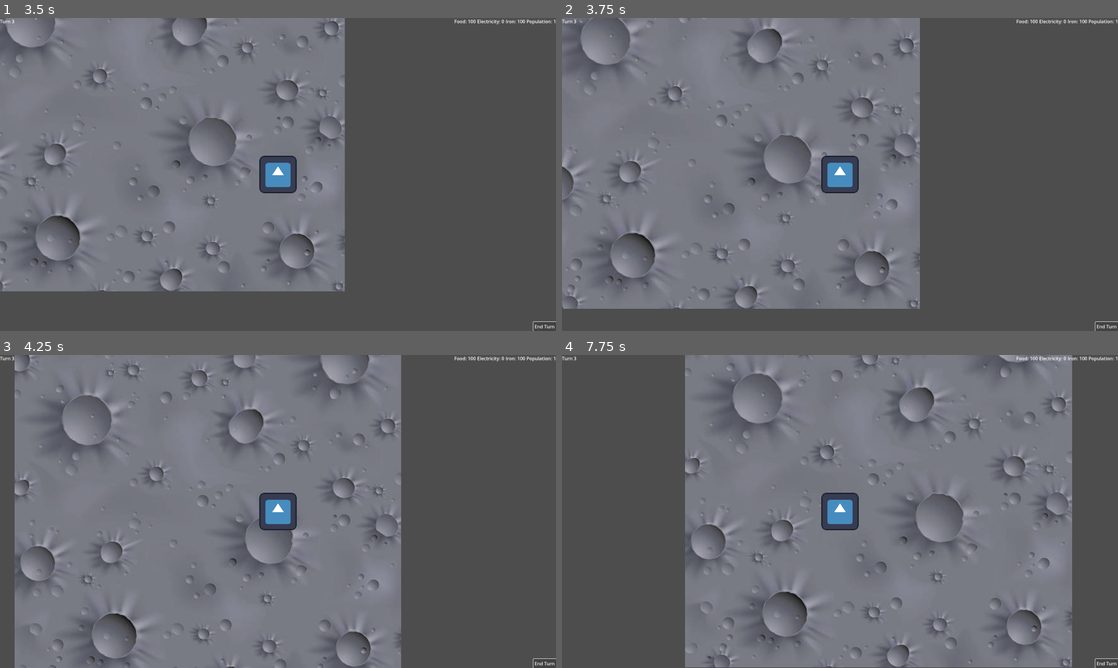
Above: before the commit, frames 1-4 (two rows, left to right).
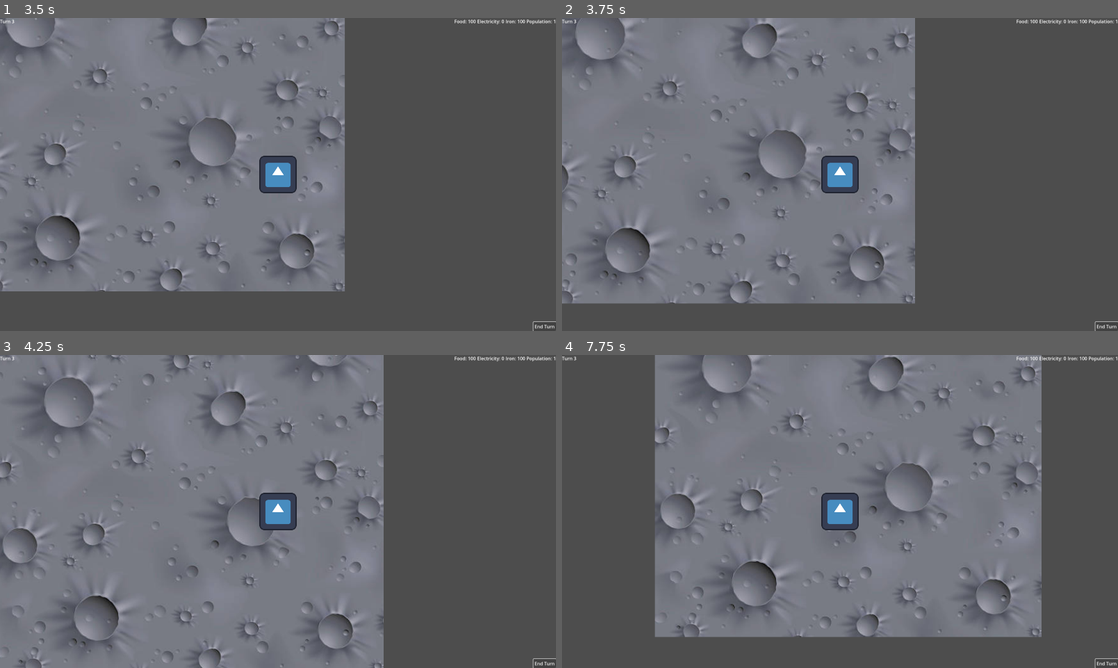
Above: after the commit, the same moments.

Repository: LunariumGame/Lunarium
Game: Godot game, scene res://scenes/world.tscn
The game is run twice, just before and just after one commit, with the same random seed, the same clock (stepped at 60 frames per second) and the same inputs. The engine's default icon, where the game draws it, is replaced by a stand-in: a white triangle on a blue panel in a dark square.
Inputs:
- Up to frame 1 (3.5 s): click "End Turn" at 0.5 s; tap Enter at 1.25 s; hold Right (ui_right) 1.28-2.03 s; hold Down (ui_down) 2.03-2.78 s; hold Right (ui_right) from 2.78 s (still down)
- Up to frame 2 (3.75 s): release Right (ui_right) at 3.53 s; hold Up (ui_up) from 3.53 s (still down)
- Up to frame 3 (4.25 s): keep holding Up (ui_up)
- Up to frame 4 (7.75 s): release Up (ui_up) at 4.28 s; hold A (ui_left) 4.28-5.78 s; hold Down (ui_down) 5.78-6.53 s; hold Right (ui_right) 6.53-7.28 s; hold Up (ui_up) from 7.28 s (still down)

Frame 1 is identical in both runs. In frame 2, 6.2% of the frame differs, in the area x 0-65%, y 0-93%; in frame 3, 16%; in frame 4, 27%, in the area x 16-92%, y 0-100%.

Commit message:
Implement new upgrade logic

Diff:
--- /dev/null
+++ b/assets/tech_tree_upgrades/resource_boost_1.tres
@@ -0,0 +1,28 @@
+[gd_resource type="Resource" script_class="TechTreeNodeSpec" load_steps=5 format=3 uid="uid://2hdhlbnrajfh"]
+
+[ext_resource type="Script" uid="uid://bn5lwxvevygb0" path="res://scripts/ui_components/tech_tree_node_spec.gd" id="1_hunxj"]
+[ext_resource type="Script" uid="uid://dx0koo4fgwe6x" path="res://scripts/ui_components/basic_resource_modifier.gd" id="1_mf832"]
+
+[sub_resource type="Resource" id="Resource_xvuom"]
+script = ExtResource("1_mf832")
+amount = 50.0
+priority = 2
+metadata/_custom_type_script = "uid://dx0koo4fgwe6x"
+
+[sub_resource type="Resource" id="Resource_sagdq"]
+script = ExtResource("1_mf832")
+resource_type = 1
+amount = 50.0
+priority = 2
+metadata/_custom_type_script = "uid://dx0koo4fgwe6x"
+
+[resource]
+script = ExtResource("1_hunxj")
+cost = {
+0: 0,
+1: 0,
+2: 50,
+3: 0
+}
+modifier_list = Array[Resource]([SubResource("Resource_xvuom"), SubResource("Resource_sagdq")])
+metadata/_custom_type_script = "uid://bn5lwxvevygb0"
--- a/scenes/ui_components/tech_tree_node.tscn
+++ b/scenes/ui_components/tech_tree_node.tscn
@@ -4,3 +4,8 @@
 
 [node name="TechTreeNode" type="Node2D"]
 script = ExtResource("1_dlttt")
+
+[node name="Button" type="Button" parent="."]
+offset_right = 8.0
+offset_bottom = 8.0
+text = "Buy"
--- a/scripts/core/player.gd
+++ b/scripts/core/player.gd
@@ -2,25 +2,31 @@
 extends CharacterBody2D
 
 
-const SPEED = 300.0
 const JUMP_VELOCITY = -400.0
 
+var speed = 300.0
 
-func _physics_process(delta: float) -> void:
+func _physics_process(_delta: float) -> void:
 
 	# Get the input direction and handle the movement/deceleration.
 	# As good practice, you should replace UI actions with custom gameplay actions.
 	var direction_horizontal := Input.get_axis("ui_left", "ui_right")
 	var direction_vertical := Input.get_axis("ui_up", "ui_down")
 
+	var move_direction := Vector2(direction_horizontal, direction_vertical).normalized()
+
 	if direction_horizontal:
-		velocity.x = direction_horizontal * SPEED
+		velocity.x = move_direction.x * speed
 	else:
-		velocity.x = move_toward(velocity.x, 0, SPEED)
+		velocity.x = move_toward(velocity.x, 0, speed)
 
 	if direction_vertical:
-		velocity.y = direction_vertical * SPEED
+		velocity.y = move_direction.y * speed
 	else:
-		velocity.y = move_toward(velocity.y, 0, SPEED)
+		velocity.y = move_toward(velocity.y, 0, speed)
 
 	move_and_slide()
+
+
+func set_speed(new_speed: float ) -> void:
+	speed = new_speed
--- a/scripts/engines/resource_engine.gd
+++ b/scripts/engines/resource_engine.gd
@@ -2,34 +2,30 @@
 extends Node
 
 
-@abstract class ResourceModifier:
-	enum Priority {
-		# Modifiers of the same priority should be commutative
-		SUBTRACTIVE_NONNEGATIVE, # Subtracts with a bound
-		SUBTRACTIVE, # Subtracts without bound
-		ADDITIVE, # Adds a value
-		MULTIPLICATIVE, # Multiplies a value
-	}
+enum Priority {
+	# Modifiers of the same priority should be commutative
+	SUBTRACTIVE_NONNEGATIVE, # Subtracts with a bound
+	SUBTRACTIVE, # Subtracts without bound
+	ADDITIVE, # Adds a value
+	MULTIPLICATIVE, # Multiplies a value
+}
 
-	@abstract func apply(actor:Node, value:float) -> float
-
-
-	## Returns the priority of the modifier
-	## Higher priority modifiers get applied first
-	@abstract func priority() -> Priority
-
-
-	static func is_higher_priority(a:ResourceModifier, b:ResourceModifier) -> bool:
-		return a.priority() > b.priority()
+enum ApplyTime {
+	NOW,
+	ON_TURN_END,
+	ON_RESOURCE_GAIN,
+	ON_BUILD,
+}
 
 
 var modifiers:Array[ResourceModifier] = []
 
 
 ## Applies the resource modifiers
-func apply(actor:Node, value:float) -> float:
+func apply(actor:Node, value:float, apply_time: ApplyTime) -> float:
 	for modifier in modifiers:
-		value = modifier.apply(actor, value)
+		if modifier.get_apply_time() == apply_time:
+			value = modifier.apply(actor, value)
 
 	return value
 
--- a/scripts/managers/resource_manager.gd
+++ b/scripts/managers/resource_manager.gd
@@ -50,7 +50,8 @@
 ##
 ## Does not update the value of the resource.
 func calculate_modifiers(resource_type:ResourceType, actor:Node, value:float) -> float:
-	return _trackers[resource_type].engine.apply(actor, value)
+	return _trackers[resource_type].engine.apply(
+			actor, value, ResourceEngine.ApplyTime.ON_RESOURCE_GAIN)
 
 
 class ResourceTracker:
--- a/scripts/managers/tech_tree_manager.gd
+++ b/scripts/managers/tech_tree_manager.gd
@@ -1 +1,5 @@
+class_name TechTreeManager
 extends Node
+
+func _ready() -> void:
+	pass
--- /dev/null
+++ b/scripts/ui_components/basic_resource_modifier.gd
@@ -0,0 +1,32 @@
+class_name BasicResourceModifier
+extends ResourceModifier
+
+
+@export var resource_type: ResourceManager.ResourceType
+@export var amount: float
+@export var priority: ResourceEngine.Priority
+@export var apply_time: ResourceEngine.ApplyTime
+
+
+# The resource engine handles apply time
+func apply(_actor:Node, value:float) -> float:
+	match priority:
+		ResourceEngine.Priority.SUBTRACTIVE_NONNEGATIVE:
+			value -= amount
+			if value < 0:
+				value = 0
+		ResourceEngine.Priority.SUBTRACTIVE:
+			value -= amount
+		ResourceEngine.Priority.ADDITIVE:
+			value += amount
+		ResourceEngine.Priority.MULTIPLICATIVE:
+			value *= amount
+	return value
+
+
+func get_priority() -> ResourceEngine.Priority:
+	return priority
+
+
+func get_apply_time() -> ResourceEngine.ApplyTime:
+	return apply_time
--- /dev/null
+++ b/scripts/ui_components/resource_modifier.gd
@@ -0,0 +1,14 @@
+@abstract
+class_name ResourceModifier
+extends Resource
+
+@abstract func apply(actor:Node, value:float) -> float
+
+## Returns the priority of the modifier
+## Higher priority modifiers get applied first
+@abstract func get_priority() -> ResourceEngine.Priority
+
+@abstract func get_apply_time() -> ResourceEngine.ApplyTime
+
+static func is_higher_priority(a:ResourceModifier, b:ResourceModifier) -> bool:
+	return a.get_priority() > b.get_priority()
--- a/scripts/ui_components/tech_tree_node.gd
+++ b/scripts/ui_components/tech_tree_node.gd
@@ -1 +1,35 @@
+class_name TechTreeNode
 extends Node2D
+
+
+# Is the upgrade allowed to be purchased at this time
+var unlocked: bool
+var bought: bool
+
+var spec: TechTreeNodeSpec
+
+func _init(s: TechTreeNodeSpec) -> void:
+	self.spec = s
+
+func purchase() -> void:
+	if bought or not unlocked:
+		return;
+
+	# Subtract cost
+	var cost := spec.cost
+	for resource_type in cost.keys():
+		var resource_cost = cost[resource_type]
+		resource_manager.add_precalculated(resource_type, -resource_cost)
+
+	# Prevent from buying again
+	bought = true
+
+	# Activate all effects of the upgrade
+	for modifier in spec.modifier_list:
+		if modifier is ResourceEngine.ResourceModifier:
+			# Determine which resource this modifier applies to
+			var target_type = modifier.resource_type
+			# Add it to the corresponding resource tracker’s engine
+			resource_manager._trackers[target_type].engine.add_modifier(modifier)
+		else:
+			printerr("Invalid upgrade type in", self.name)
--- /dev/null
+++ b/scripts/ui_components/tech_tree_node_spec.gd
@@ -0,0 +1,14 @@
+class_name TechTreeNodeSpec
+extends Resource
+
+
+@export var cost: Dictionary = {
+	ResourceManager.ResourceType.FOOD: 0,
+	ResourceManager.ResourceType.ELECTRICITY: 0,
+	ResourceManager.ResourceType.IRON: 0,
+	ResourceManager.ResourceType.POPULATION: 0
+}
+
+@export var name: String = "New Upgrade"
+
+@export var modifier_list: Array[Resource] = []
Not shown, added: scripts/ui_components/basic_resource_modifier.gd.uid
Not shown, added: scripts/ui_components/resource_modifier.gd.uid
Not shown, added: scripts/ui_components/tech_tree_node_spec.gd.uid
